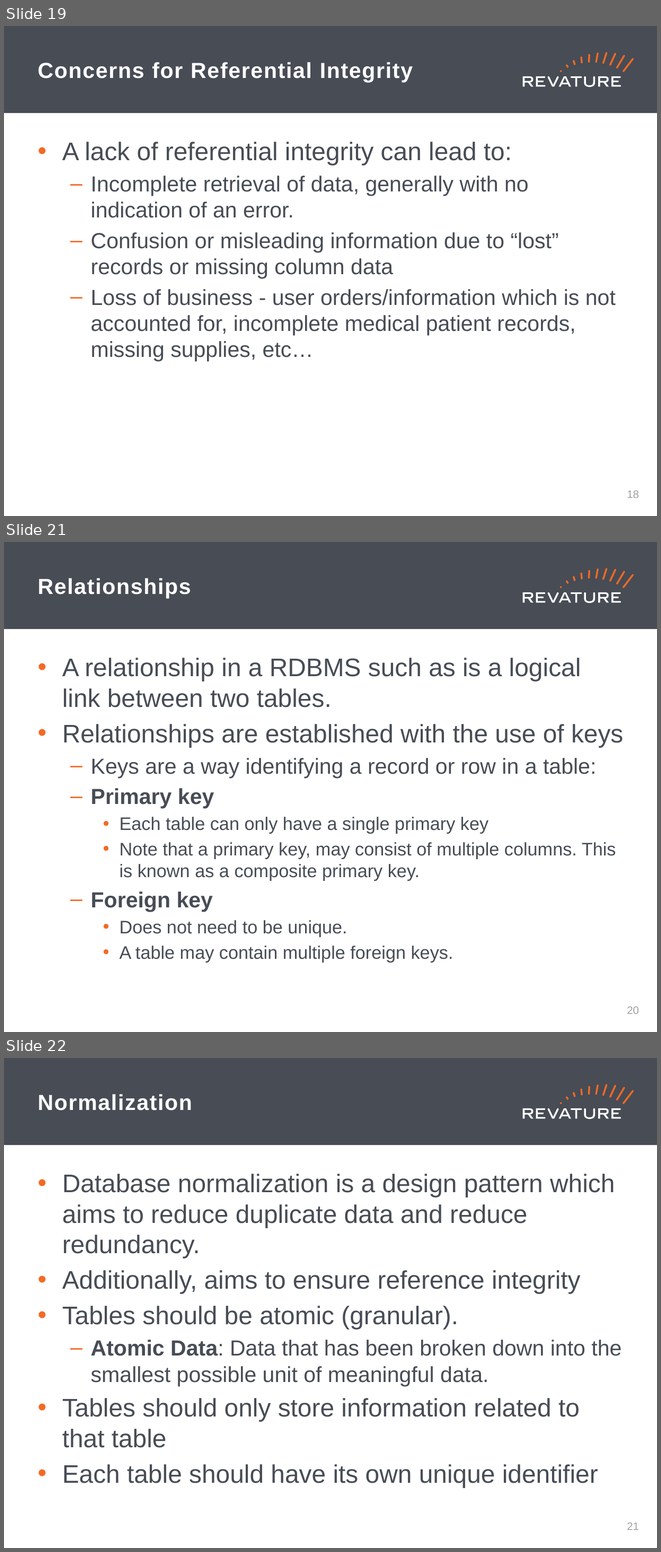
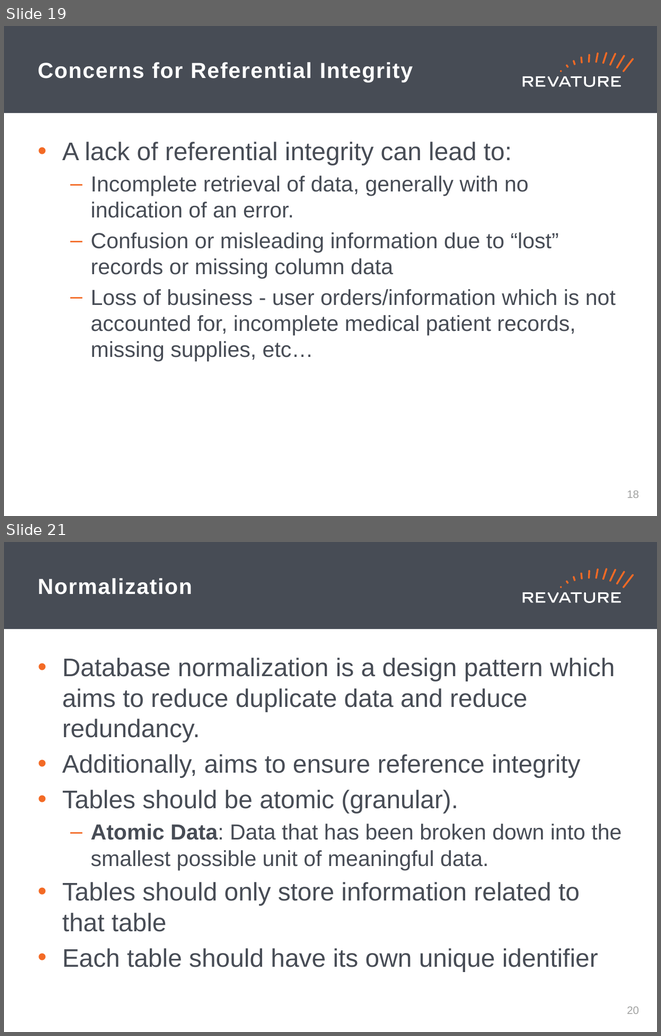
Before and after one commit to jhigherevature/8302021_RAP, a slide deck: powerpoints/Day_21.pptx. Shown one above the other, each under a label of ours: slides 19, 21 and 22 before the commit, slides 19 and 21 after it; the slides between them are not shown. The pictures are 661x1552 and 661x1036 pixels, drawn with LibreOffice and Linux fonts; fonts in the diff are those of the drawing. Boxes give left, top, right and bottom in pixels: in the first picture for what was removed or moved away, otherwise in the second. Text is boxed around its words. In the diff, an @@ line names an element or a change of style, - is before the commit and + after.

```diff
--- a/powerpoints/Day_21.pptx
+++ b/powerpoints/Day_21.pptx
@@ slide 21 removed at [4, 542, 657, 1032], background #FFFFFF; not listed: 19 template elements that a slide beside it also shows @@
@@ title removed at [38, 578, 191, 598] @@
-Relationships
@@ text removed at [62, 658, 623, 962] @@
-• A relationship in a RDBMS such as is a logical link between two tables.
-• Relationships are established with the use of keys
-  – Keys are a way identifying a record or row in a table:
-  – Primary key
-    • Each table can only have a single primary key
-    • Note that a primary key, may consist of multiple columns. This is known as a composite primary key.
-  – Foreign key
-    • Does not need to be unique.
-    • A table may contain multiple foreign keys.
@@ page number removed at [627, 1006, 639, 1014] @@
-20
@@ what was slide 22 is now slide 21 @@
@@ page number at [627, 1006, 639, 1014]: text changed @@
-21
+20
```
Also in this commit, not shown: 1 slide changed, 4 other files.
